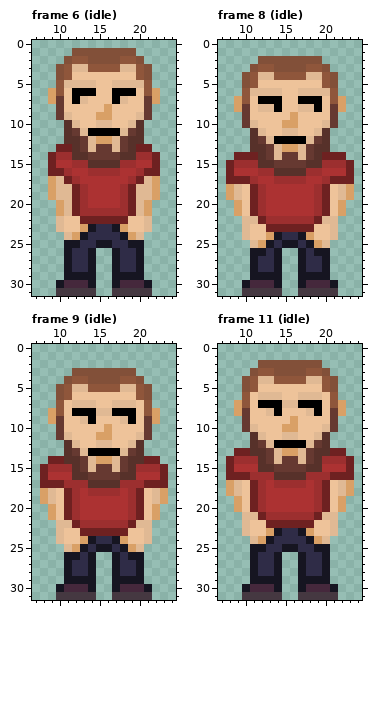
A pixel-art file gets an edit: Plosinofka/Content/guy-front.ase. Above, as it was before the edit.
32x32 pixels, 12 frames. Colours within 5 levels of each other are drawn and written as one. Shown: frame 6 (idle): x 7..24, y 0..31; frame 8 (idle): x 7..24, y 0..31; frame 9 (idle): x 7..24, y 0..31; frame 11 (idle): x 7..24, y 0..31. The commit also changed other frames, which this record leaves out.
Once edited:
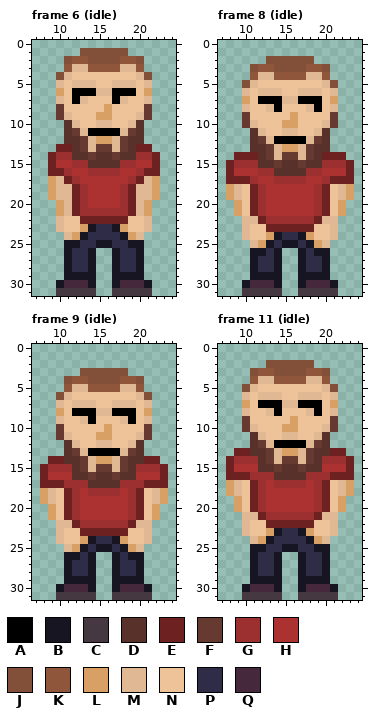
Palette (. is transparent): A #000000  B #161521  C #453841  D #57312a  E #6e2121  F #663931  G #9c2f2f  H #ac3232  J #825039  K #8f563b  L #d9a066  M #e0b994  N #eec39a  P #2f2c47  Q #45283c
The edit:
Changed rows in their new state; - is an unchanged pixel.
Frame 6 (idle), layer "color":
first column x 9:
 1 ---.------.---
 3 -.----------.-
 4 --M--------M--
 5 -MN--------NM-
 6 .L----MM----L.
 7 .M----------M.
first column x 15:
14 DD
Frame 8 (idle), layer "color":
first column x 9:
 2 ---.------.---
 4 -.----------.-
 5 --M--------M--
 6 -MN--------NM-
 7 .L----MM----L.
 8 .M-N----N---M.
first column x 15:
15 DD
Frame 9 (idle), layer "color":
first column x 9:
 3 ---.------.---
 5 -.----------.-
 6 --M--------M--
 7 -M----------M-
 8 .L----------L.
 9 .M----------M.
first column x 15:
16 DD
Frame 11 (idle), layer "color":
first column x 9:
 2 ---.------.---
 4 -.----------.-
 5 --M--------M--
 6 -M----------M-
 7 .L----------L.
 8 .M----------M.
first column x 15:
15 DD
